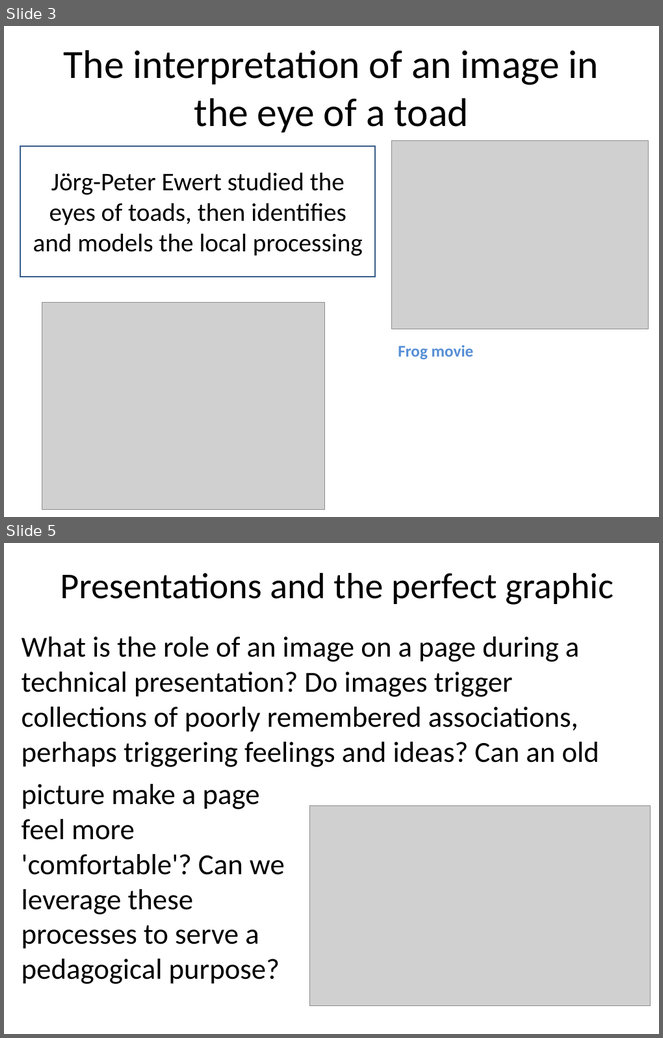
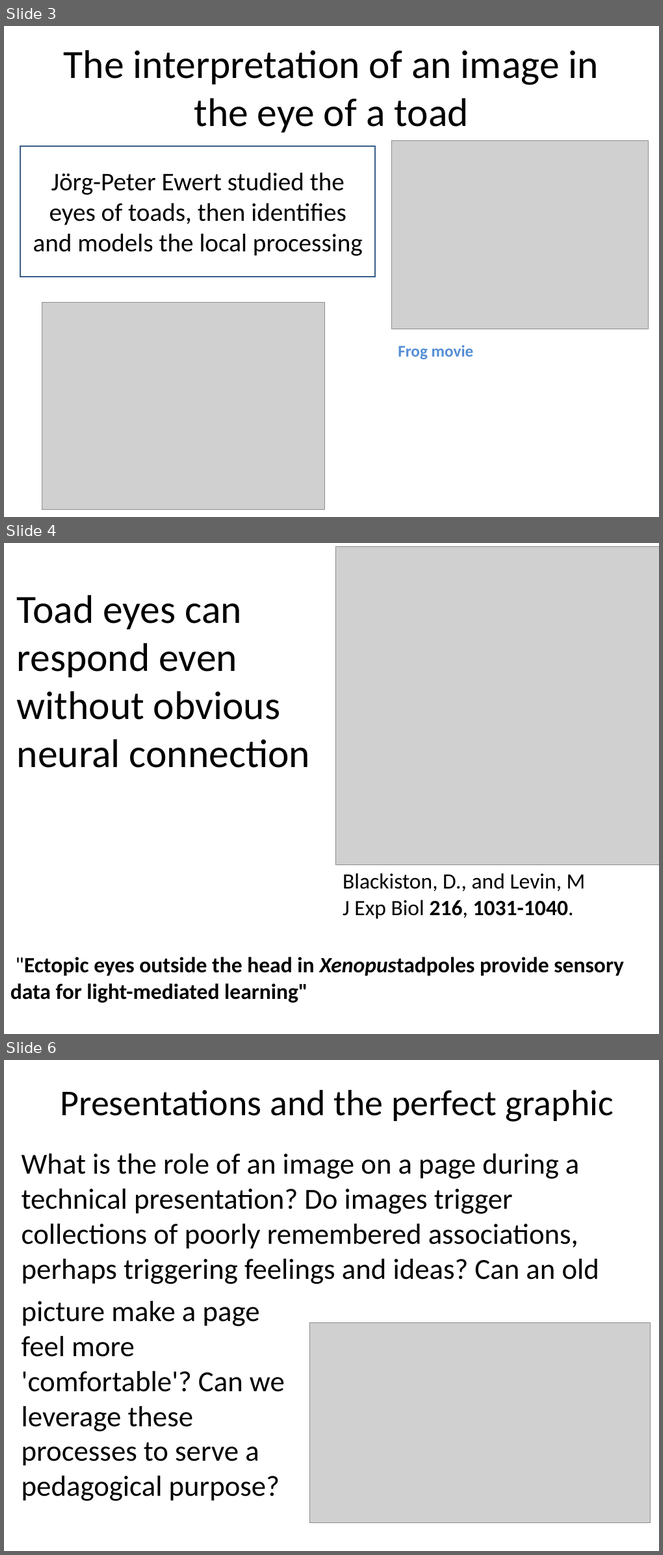
Before and after one commit to benralexander/lv, a slide deck: myD3_latest_c.ppt. Shown one above the other, each under a label of ours: slides 3 and 5 before the commit, slides 3, 4 and 6 after it; the slides between them are not shown. The pictures are 663x1038 and 663x1555 pixels, drawn with LibreOffice and Linux fonts; fonts in the diff are those of the drawing; grey boxes stand for pictures. Boxes give left, top, right and bottom in pixels: in the first picture for what was removed or moved away, otherwise in the second. Text is boxed around its words. In the diff, an @@ line names an element or a change of style, - is before the commit and + after.

```diff
--- a/myD3_latest_c.ppt
+++ b/myD3_latest_c.ppt
@@ slide 4 added at box(4, 543, 659, 1034), background #FFFFFF @@
@@ picture added at box(336, 547, 659, 865) @@
@@ title added at box(17, 595, 310, 768), 44 pt, text #000000 @@
+Toad eyes can respond even without obvious neural connection
@@ text added at box(343, 873, 586, 919), 24 pt, text #000000 @@
+Blackiston, D., and Levin, M
+J Exp Biol 216, 1031-1040.
@@ text added at box(10, 957, 624, 1003), 24 pt, text #000000, bold @@
+"Ectopic eyes outside the head in Xenopustadpoles provide sensory data for light-mediated learning"
@@ what was slide 5 is now slide 6 @@
```
Also in this commit, not shown: 3 slides changed.
